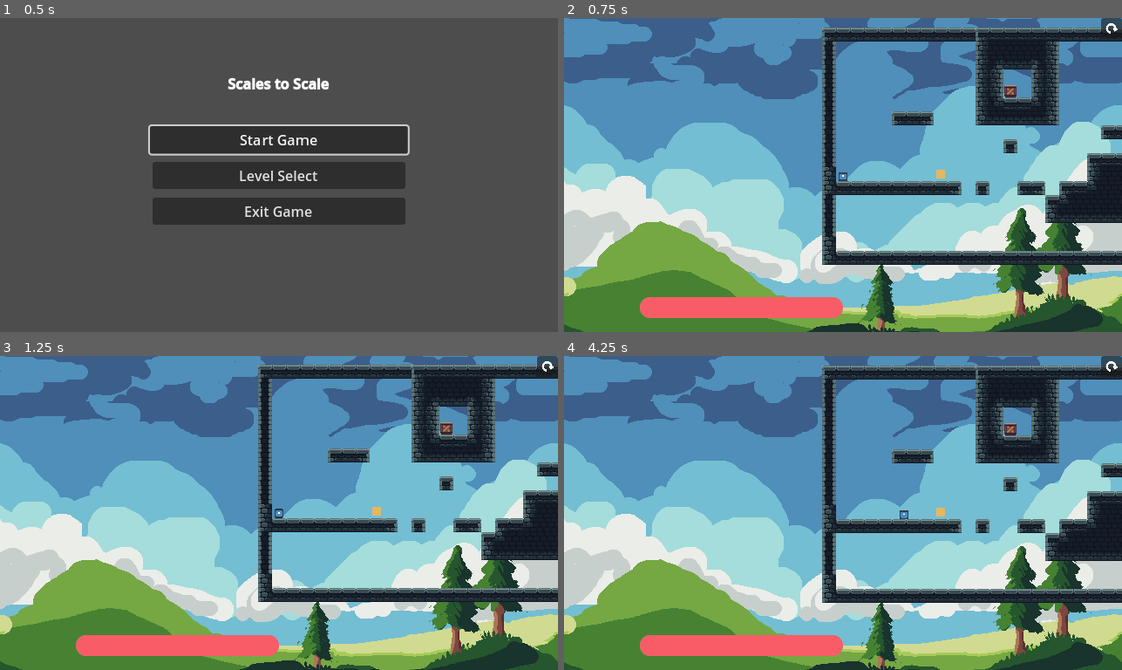
Above: before the commit, frames 1-4 (two rows, left to right).
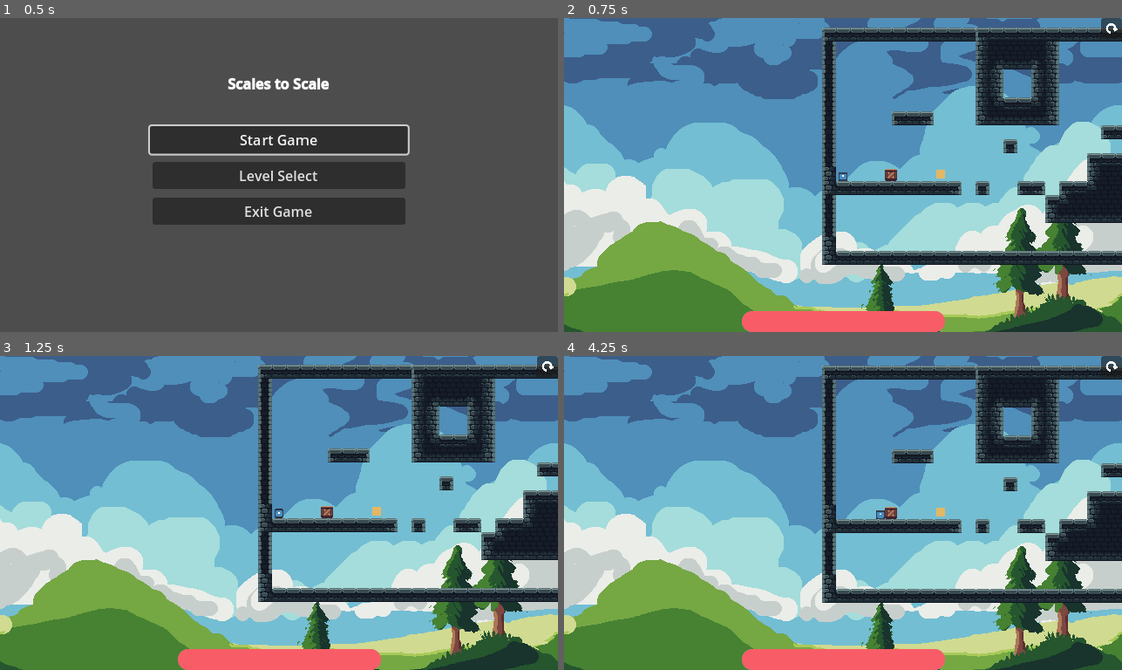
Above: after the commit, the same moments.

Repository: Robocraft999/ScalesToScale
Game: Godot game, scene res://scenes/root.tscn
Two runs of this game, one before a commit and one after it. Both use one fixed random seed, a clock stepped at 60 frames per second and the inputs below. The engine's default icon, where the game draws it, is replaced by a stand-in: a white triangle on a blue panel in a dark square.
Inputs (mouse positions are in pixels of both pictures, inside the frame that each line leads up to):
- Up to frame 1 (0.5 s): no input
- Up to frame 2 (0.75 s): click "Start Game" at 0.5 s
- Up to frame 3 (1.25 s): no input
- Up to frame 4 (4.25 s): click (1110, 365) at 1.25 s; click (1110, 365) at 2 s; click (1110, 365) at 2.75 s; tap Enter (ui_accept) at 3.5 s; move the mouse to (965, 497) at 3.52 s; hold D (move_right) from 3.53 s (still down); hold Space (dash) from 3.53 s (still down); click (965, 497) at 3.67 s; tap Up (jump) at 3.77 s

Frame 1 is identical in both runs. In frame 2, 4.2% of the frame differs, in the area x 13-82%, y 21-100%; in frame 3, 4.2%; in frame 4, 4.3%.

Commit message:
changed scaler to use tweening (slightly broken)

Diff:
--- a/scenes/test.tscn
+++ b/scenes/test.tscn
@@ -115,22 +115,13 @@
 
 [node name="Collectible" parent="ScaleScale" instance=ExtResource("3_h7wox")]
 
-[node name="Player" parent="." instance=ExtResource("4_j0igw")]
-
 [node name="StaticBody2D" type="CharacterBody2D" parent="."]
-position = Vector2(200, 57)
+position = Vector2(63, 149)
 input_pickable = true
 metadata/_edit_group_ = true
 
 [node name="CollisionShape2D" type="CollisionShape2D" parent="StaticBody2D"]
 shape = SubResource("RectangleShape2D_o6i2r")
-
-[node name="ColorRect" type="ColorRect" parent="StaticBody2D"]
-offset_left = -5.0
-offset_top = -5.0
-offset_right = 5.0
-offset_bottom = 5.0
-metadata/_edit_use_anchors_ = true
 
 [node name="Sprite2D" type="Sprite2D" parent="StaticBody2D"]
 texture_filter = 1
@@ -140,6 +131,8 @@
 region_rect = Rect2(0, 0, 14, 14)
 
 [node name="Scaler" parent="StaticBody2D" instance=ExtResource("7_xs4ma")]
+
+[node name="Player" parent="." instance=ExtResource("4_j0igw")]
 
 [node name="Label" type="Label" parent="."]
 offset_right = 40.0
@@ -166,10 +159,16 @@
 
 [node name="DashBar" type="ProgressBar" parent="CanvasLayer"]
 unique_name_in_owner = true
-offset_left = 87.0
-offset_top = 320.0
-offset_right = 320.0
-offset_bottom = 344.0
+anchors_preset = 7
+anchor_left = 0.5
+anchor_top = 1.0
+anchor_right = 0.5
+anchor_bottom = 1.0
+offset_left = -116.5
+offset_top = -24.0
+offset_right = 116.5
+grow_horizontal = 2
+grow_vertical = 0
 theme = SubResource("Theme_egryi")
 value = 50.0
 show_percentage = false
--- a/scripts/scaler.gd
+++ b/scripts/scaler.gd
@@ -15,11 +15,16 @@
 @onready var sprite_region_size: Vector2 = sprite.region_rect.size
 @onready var collider_size: Vector2 = parent.get_child(0).shape.get_rect().size
 
+var scaleTween: Tween
+var positionTween: Tween
+
 # Called when the node enters the scene tree for the first time.
 func _ready() -> void:
 	pass
 	line.width = 1
 	line.default_color = Color.DARK_BLUE
+	scaleTween = create_tween()
+	positionTween = create_tween()
 	#line.z_index = 5
 	#parent.mouse_entered.connect(func(): editing = true)
 	#parent.mouse_exited.connect(func(): editing = false)
@@ -62,9 +67,13 @@
 		parent.velocity += parent.get_gravity() * delta
 	parent.move_and_slide()
 
+	#if not positionTween.is_running() and not scaleTween.is_running():
 	var motion = try_scale()
 	if motion != Vector2.ZERO:
-		parent.move_and_collide(motion)
+		pass
+		#parent.move_and_collide(motion)
+	sprite.global_scale = Vector2.ONE
+	sprite.region_rect.size = sprite_region_size * new_scale
 
 # Called every frame. 'delta' is the elapsed time since the previous frame.
 func _process(delta: float) -> void:
@@ -86,11 +95,10 @@
 		return Vector2.ZERO
 
 	# check if scaled up or down
-	var scale_down = new_scale.x < parent.scale.x or new_scale.y < parent.scale.y
+	var scale_down = new_scale.x - parent.scale.x < -0.01 or new_scale.y - parent.scale.y < -0.01
 
 	if scale_down:
-		scale_objects()
-		print("downscale")
+		scale_objects(Vector2.ZERO)
 		var motion_down = Vector2(0, collider_size.y * new_scale.y/2 - 0.1)
 		if not test_move(motion_down):
 			return motion_down
@@ -102,21 +110,25 @@
 	line.add_point(position)
 	line.add_point(position + expansion)
 
-	# check sides respectively with doubled expansion
-	if not test_move(expansion * -2):
-		scale_objects()
-		print("expanding left")
-		return expansion * -1
-	elif not test_move(expansion * 2):
-		scale_objects()
-		print("expanding right")
-		return expansion
+	if not positionTween.is_running() and not scaleTween.is_running():
+		return Vector2.ZERO
 
 	# check if can expand to both sides
 	if not test_move(expansion * -1) and not test_move(expansion):
-		scale_objects()
+		scale_objects(Vector2.ZERO)
 		print("expanding both sides")
 		return Vector2.ZERO
+
+	# check sides respectively with doubled expansion
+	if not test_move(expansion * -2):
+		scale_objects(expansion * -1)
+		print("expanding left")
+		print(expansion * -1)
+		return expansion * -1
+	elif not test_move(expansion * 2):
+		scale_objects(expansion)
+		print("expanding right")
+		return expansion
 
 	# no expansion possible
 	offset += offset_offset
@@ -125,7 +137,10 @@
 func test_move(motion: Vector2) -> bool:
 	return parent.test_move(parent.transform, motion, null, 0, false)
 
-func scale_objects():
-	parent.scale = new_scale
-	sprite.global_scale = Vector2.ONE
-	sprite.region_rect.size = sprite_region_size * new_scale
+func scale_objects(new_position):
+	scaleTween = create_tween()
+	scaleTween.tween_property(parent, "scale", new_scale, 0.2)
+	positionTween = create_tween()
+	positionTween.set_trans(Tween.TRANS_LINEAR).tween_property(parent, "position", parent.position + new_position, 0.1)
+	#create_tween().tween_property(region_rect, "size", sprite_region_size * new_scale, 0.2)
+	#parent.scale = new_scale
Not shown: 1 places in scenes/root.tscn that only renumber resources
